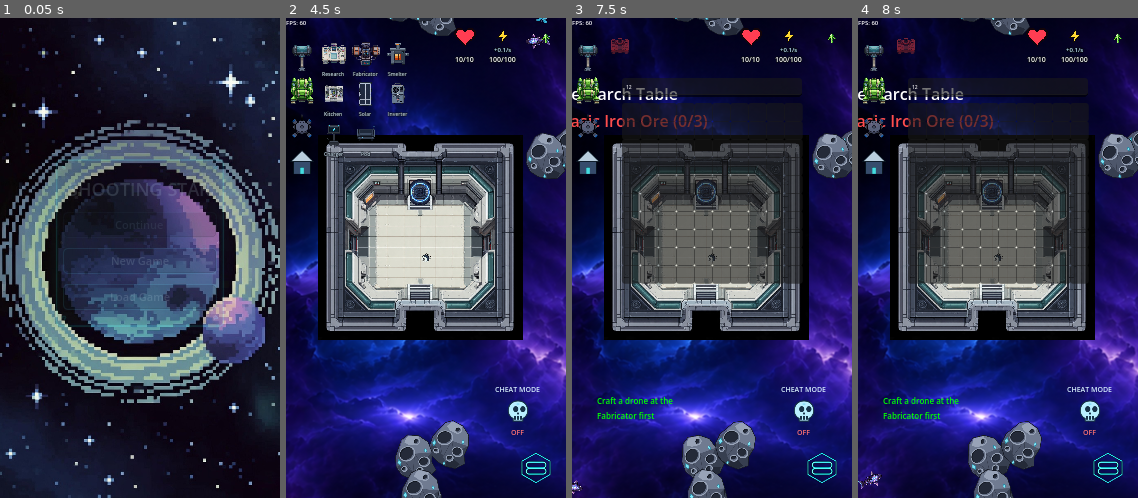
Above: before the commit, frames 1-4 (left to right).
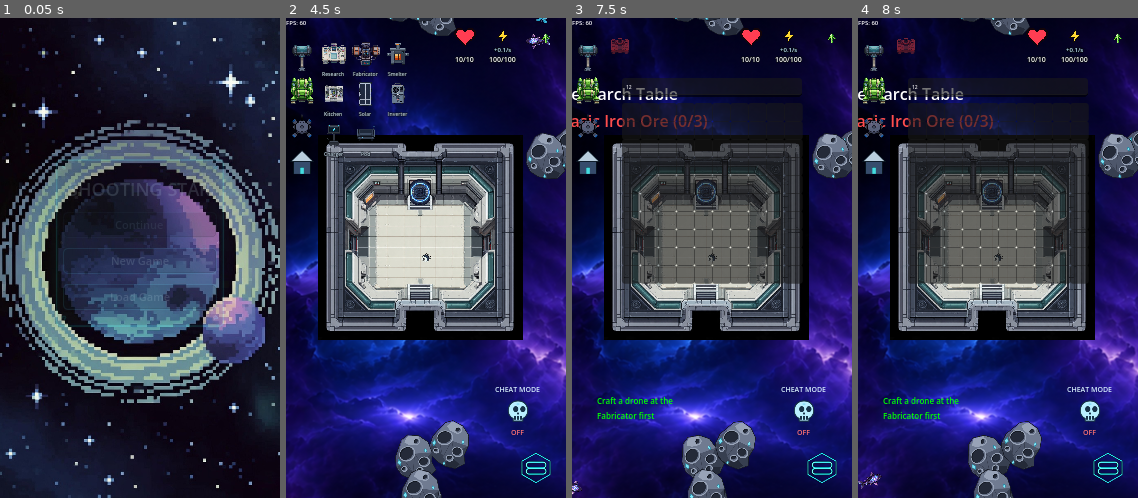
Above: after the commit, the same moments.

Repository: wildane/ShootingStar
Game: Godot game, scene res://scene/main_menu/main_menu.tscn
Same seed, same stepped clock (60 frames per second), same inputs: the game is played once before the commit and once after it.
Inputs (mouse positions are in pixels of both pictures, inside the frame that each line leads up to):
- Up to frame 1 (0.05 s): no input
- Up to frame 2 (4.5 s): click "New Game" at 0.5 s; click "New Game" at 1.25 s; tap Enter at 2 s; drag from (426, 186) to (484, 234) at 2.02 s; drag from (370, 282) to (426, 234) at 2.77 s; move the mouse to (454, 152) at 3.52 s; hold Right 3.53-4.25 s; tap Backspace at 3.6 s; click (302, 56) at 4.25 s
- Up to frame 3 (7.5 s): click (619, 56) at 5 s; click (588, 90) at 5.75 s; click (712, 85) at 6.52 s; type "12" at 6.6 s; click (588, 123) at 7.25 s
- Up to frame 4 (8 s): no input

Frame 1 is identical in both runs. In frame 2, less than 0.1% of the frame differs, in the area x 48-95%, y 3-51%; in frame 3, less than 0.1%; in frame 4, 0.1%, in the area x 0-52%, y 50-99%.

Commit message:
Pulangkan tick fizik kepada 60 Hz.
Tetapan 120 Hz tidak memberi faedah visual pada render 60 fps dan hanya
menggandakan kos fizik, lebih-lebih lagi pada eksport web.

Diff:
--- a/project.godot
+++ b/project.godot
@@ -78,10 +78,6 @@
 2d_physics/layer_8="mob"
 2d_physics/layer_17="bullet"
 
-[physics]
-
-common/physics_ticks_per_second=120
-
 [rendering]
 
 renderer/rendering_method="mobile"
